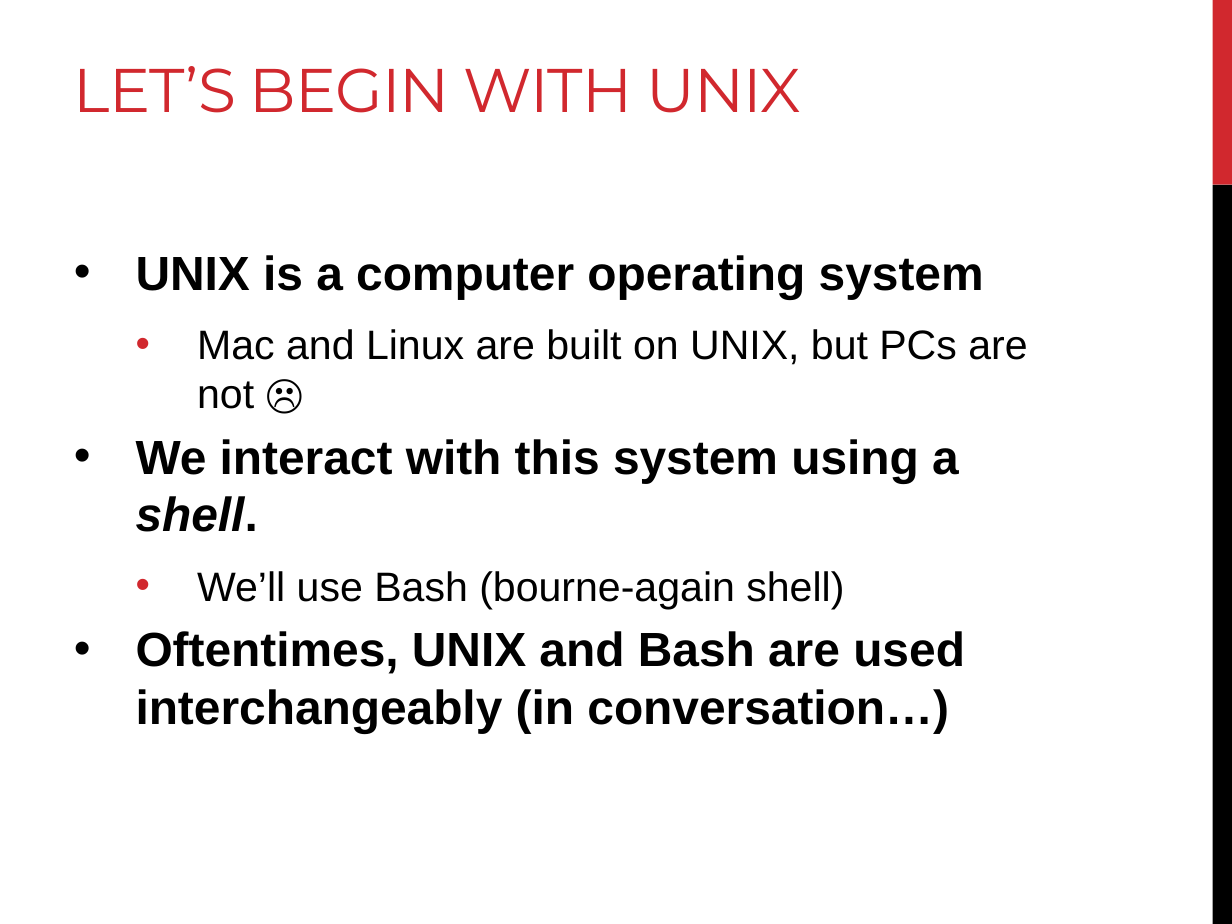
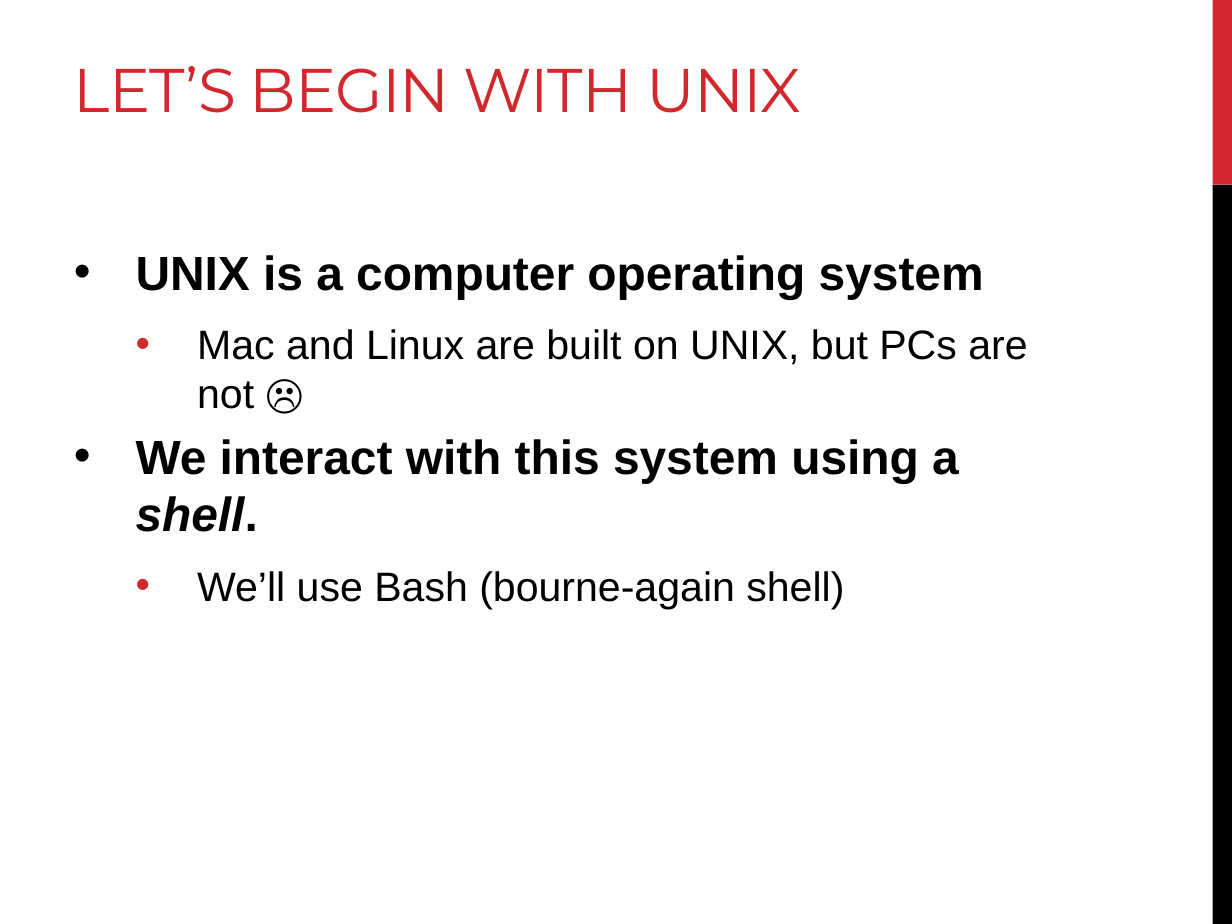
Before and after one commit to BjornFJohansson/ccbb_bigdata2015_python, a slide deck: slide 10 of slides/day1_slides.pptx (slide 9 before the commit). Drawn at 1232x924 pixels with LibreOffice and Linux fonts; fonts in the diff are those of the drawing. Boxes give left, top, right and bottom in pixels: in the first picture for what was removed or moved away, otherwise in the second. Text is boxed around its words. In the diff, an @@ line names an element or a change of style, - is before the commit and + after.

```diff
--- a/slides/day1_slides.pptx
+++ b/slides/day1_slides.pptx
@@ text at (136, 631, 965, 733): paragraph removed @@
-• Oftentimes, UNIX and Bash are used interchangeably (in conversation…)
```
Also in this commit, not shown: 3 other slides changed, 5 slides added, 7 other files.
